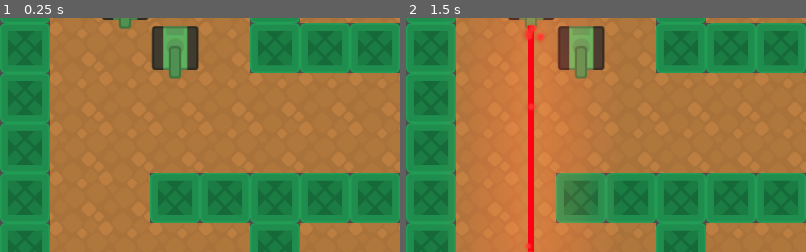
Above: before the commit, frames 1-2 (left to right).
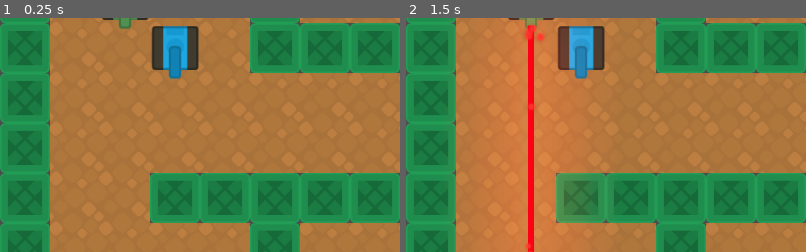
Above: after the commit, the same moments.

Repository: lendroit/tanktank
Game: Godot game, scene res://World.tscn
Same seed, same stepped clock (60 frames per second), same inputs: the game is played once before the commit and once after it.
Inputs:
- Up to frame 1 (0.25 s): no input
- Up to frame 2 (1.5 s): tap Enter (end_turn_p1) at 0.5 s; hold Enter (end_turn_p1) 0.53-1.28 s; tap Space at 1.25 s; tap E (end_turn_p2) at 1.35 s
The pictures show only the part of the screen within x 0-50%, y 28-78%; the shares and areas given below are measured in that part.

The runs differ from the first frame. In frame 1, 1.3% of the frame differs, in the area x 40-47%, y 3-27%; in frame 2, 1.3%.

Commit message:
feature: add second color

Diff:
--- a/Tank/Player.gd
+++ b/Tank/Player.gd
@@ -1,10 +1,14 @@
 extends KinematicBody2D
 
+onready var sprite = $Sprite
+onready var barrel = $Barrel
 onready var tween = $Tween
 onready var tween_bump_obstacle = $TweenBumpObstacle
 onready var front_ray = $FrontRayCast2D
 onready var back_ray = $BackRayCast2D
 onready var next_position_collision_shape = $NextPositionCollisionShape
+
+export(int, 1, 2) var player_id = 1
 
 export var speed = 3
 
@@ -22,11 +26,24 @@
 			"up": Vector2.UP,
 			"down": Vector2.DOWN}
 
+var body_sprites = {
+	1: preload("res://Tank/Assets/tankGreen_outline.png"),
+	2: preload("res://Tank/Assets/tankBlue_outline.png"),
+}
+
+var barrel_sprites = {
+	1: preload("res://Tank/Assets/barrelGreen_outline.png"),
+	2: preload("res://Tank/Assets/barrelBlue_outline.png"),
+}
+
 var action_list
 
 func _ready():
 	position = position.snapped(Vector2.ONE * tile_size)
 	position += Vector2.ONE * tile_size/2
+
+	sprite.texture = body_sprites[player_id]
+	barrel.texture = barrel_sprites[player_id]
 
 func start_turn(new_action_list):
 	action_list = new_action_list
--- a/Tank/Player.tscn
+++ b/Tank/Player.tscn
@@ -18,7 +18,7 @@
 scale = Vector2( 0.727874, 0.727874 )
 texture = ExtResource( 2 )
 
-[node name="barrelGreen" type="Sprite" parent="."]
+[node name="Barrel" type="Sprite" parent="."]
 position = Vector2( 0, 18.3543 )
 scale = Vector2( 0.722, 0.722 )
 texture = ExtResource( 3 )
--- a/World.tscn
+++ b/World.tscn
@@ -22,6 +22,7 @@
 
 [node name="Player2" parent="World" instance=ExtResource( 1 )]
 position = Vector2( 214.982, 192.556 )
+player_id = 2
 
 [node name="WorldEnvironment" type="WorldEnvironment" parent="World"]
 environment = SubResource( 1 )
